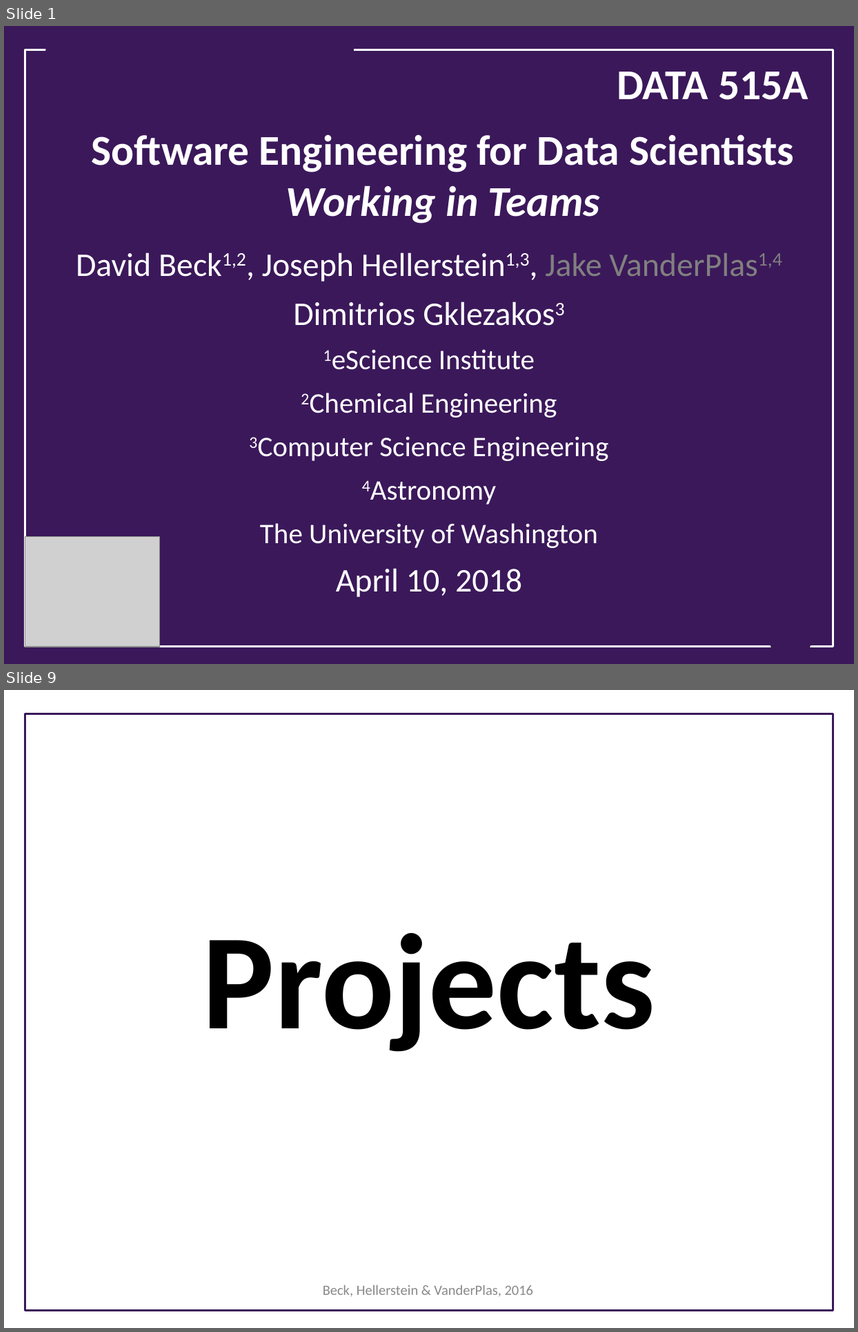
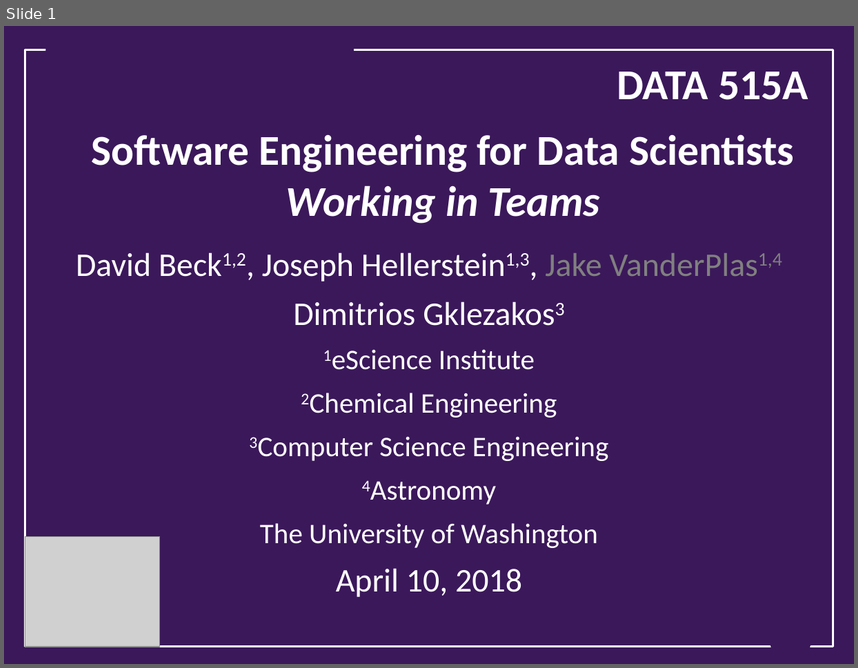
Before and after one commit to UWSEDS/LectureNotes-Spring2018, a slide deck: 03-Working-in-Teams.pptx. Shown one above the other, each under a label of ours: slides 1 and 9 before the commit, slide 1 after it; the slides between them are not shown. The pictures are 858x1332 and 858x668 pixels, drawn with LibreOffice and Linux fonts; fonts in the diff are those of the drawing; grey boxes stand for pictures; background and template pictures are left out. Boxes give left, top, right and bottom in pixels: in the first picture for what was removed or moved away, otherwise in the second. Text is boxed around its words. In the diff, an @@ line names an element or a change of style, - is before the commit and + after.

```diff
--- a/03-Working-in-Teams.pptx
+++ b/03-Working-in-Teams.pptx
@@ slide 9 removed at <box>4,690,854,1328</box>, background #FFFFFF @@
@@ rectangle removed at <box>25,713,833,1310</box> @@
@@ title removed at <box>203,933,655,1052</box> @@
-Projects
@@ text removed at <box>323,1285,534,1296</box> @@
-Beck, Hellerstein & VanderPlas, 2016
```
Also in this commit, not shown: 17 slides changed, 4 slides added, 5 other slides removed, 1 other file.
